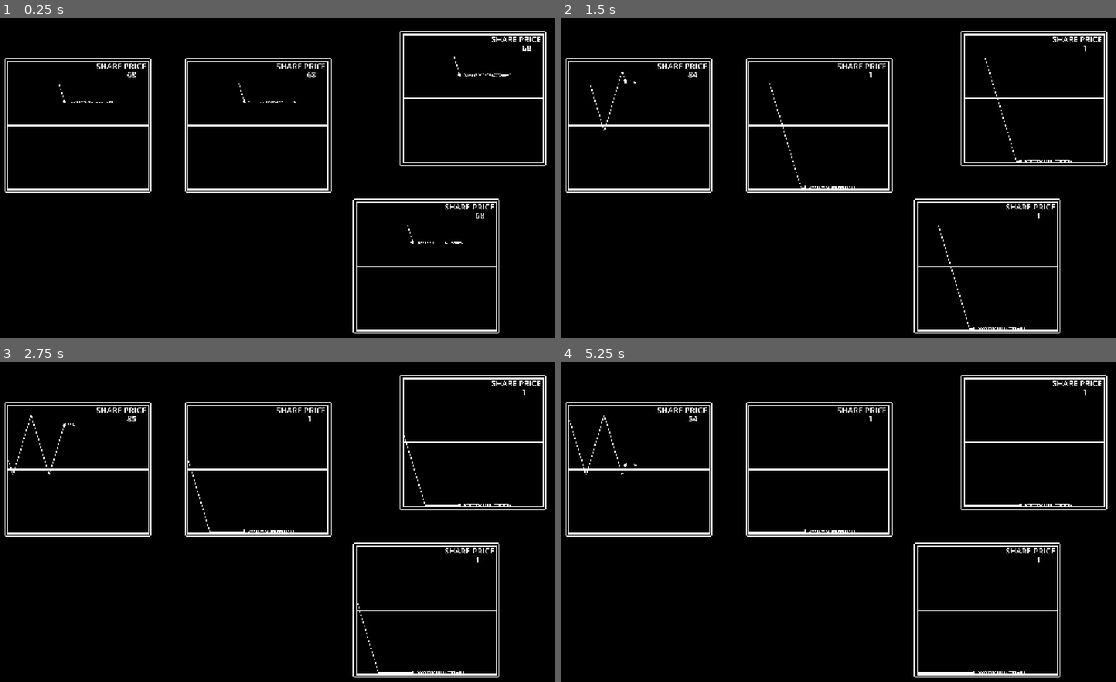
Above: before the commit, frames 1-4 (two rows, left to right).
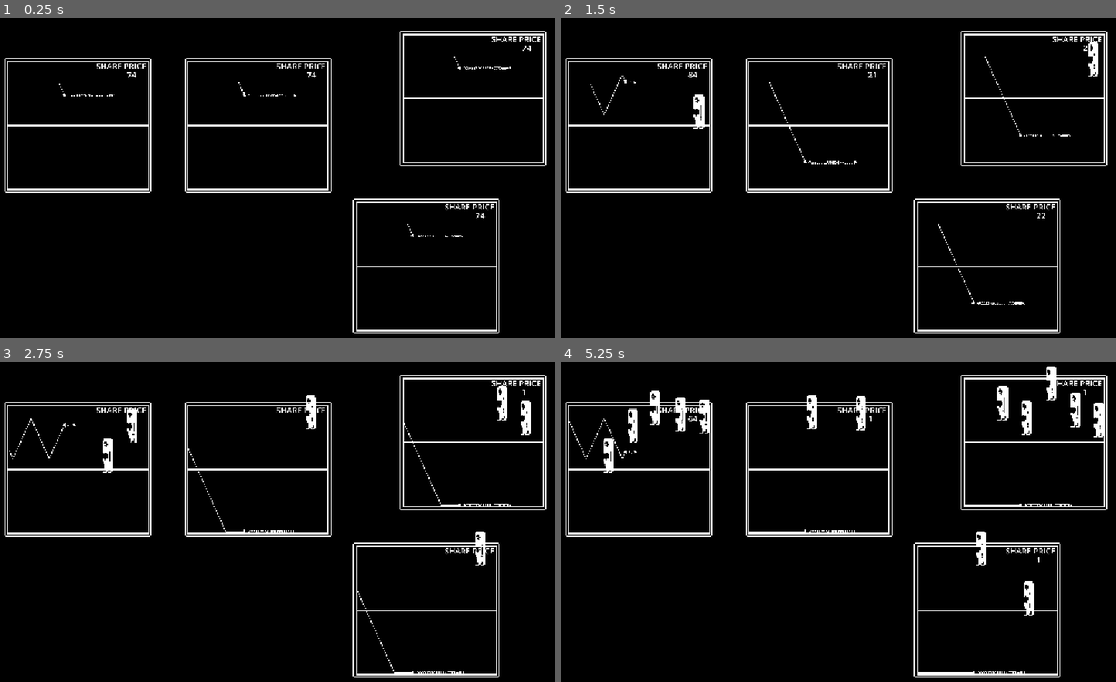
Above: after the commit, the same moments.

Repository: yarkoasaf/lauchablast-capitalism-1bitjam
Game: Godot game, scene res://node_2d.tscn
Two runs of this game, one before a commit and one after it. Both use one fixed random seed, a clock stepped at 60 frames per second and the inputs below.
Inputs:
- Up to frame 1 (0.25 s): no input
- Up to frame 2 (1.5 s): tap A (wave) at 0.6, 1.35 s
- Up to frame 3 (2.75 s): tap A (wave) at 2.1 s
- Up to frame 4 (5.25 s): tap A (wave) every 0.75 s from 2.85 to 5.1 s

The runs differ from the first frame. In frame 1, 0.3% of the frame differs, in the area x 10-96%, y 8-71%; in frame 2, 0.8%; in frame 3, 1.1%; in frame 4, 2.2%, in the area x 1-98%, y 1-80%.

Commit message:
feat: obstacles

Diff:
--- a/project.godot
+++ b/project.godot
@@ -23,6 +23,10 @@
 
 window/size/mode=2
 window/stretch/mode="canvas_items"
+
+[global_group]
+
+player=""
 
 [input]
 
--- /dev/null
+++ b/scenes/Obstacle.tscn
@@ -0,0 +1,24 @@
+[gd_scene format=3 uid="uid://c6wvhr4hqibvk"]
+
+[ext_resource type="Script" uid="uid://sqlmq6ro1qbj" path="res://scripts/GameControl/Obstacle.gd" id="1_nfn2k"]
+[ext_resource type="Texture2D" uid="uid://dgudlda6ysqdn" path="res://assets/sprites/da rect.png" id="2_qf6v3"]
+
+[sub_resource type="RectangleShape2D" id="RectangleShape2D_f3omi"]
+size = Vector2(104, 397)
+
+[node name="Obstaculos" type="Node2D" unique_id=679630340]
+
+[node name="Area2D" type="Area2D" parent="." unique_id=868156796]
+position = Vector2(-1, 0)
+script = ExtResource("1_nfn2k")
+
+[node name="Sprite2D" type="Sprite2D" parent="Area2D" unique_id=1174704362]
+position = Vector2(0.7999933, -11.000007)
+scale = Vector2(0.6979999, 0.8850239)
+texture = ExtResource("2_qf6v3")
+
+[node name="CollisionShape2D" type="CollisionShape2D" parent="Area2D" unique_id=1263669569]
+position = Vector2(1, -11.5)
+shape = SubResource("RectangleShape2D_f3omi")
+
+[connection signal="body_entered" from="Area2D" to="Area2D" method="_on_body_entered"]
--- a/scenes/pantalla.tscn
+++ b/scenes/pantalla.tscn
@@ -7,6 +7,8 @@
 [ext_resource type="Script" uid="uid://bi3rgd21ge8o1" path="res://scripts/UI/LabelSets/cambio.gd" id="4_kiy4r"]
 [ext_resource type="Script" uid="uid://d26tw45nbi51s" path="res://scripts/UI/LabelSets/precio.gd" id="4_x637a"]
 [ext_resource type="Texture2D" uid="uid://bim8brnao5h6a" path="res://assets/sprites/Sprite-0001.png" id="5_ie4f6"]
+[ext_resource type="Script" uid="uid://8wu7wxe312kq" path="res://scripts/GameControl/spawner.gd" id="8_p4ppb"]
+[ext_resource type="PackedScene" uid="uid://c6wvhr4hqibvk" path="res://scenes/Obstacle.tscn" id="9_8dxf4"]
 
 [sub_resource type="CircleShape2D" id="CircleShape2D_d21ai"]
 radius = 55.226807
@@ -59,17 +61,19 @@
 [sub_resource type="RectangleShape2D" id="RectangleShape2D_ie4f6"]
 size = Vector2(1757, 20)
 
+[sub_resource type="RectangleShape2D" id="RectangleShape2D_p4ppb"]
+size = Vector2(22.75, 882)
+
 [node name="pantalla" type="Node2D" unique_id=1778851164]
 script = ExtResource("1_ie4f6")
 
-[node name="ArrowBody" type="CharacterBody2D" parent="." unique_id=816532424 node_paths=PackedStringArray("mapaLocal")]
+[node name="ArrowBody" type="CharacterBody2D" parent="." unique_id=816532424 node_paths=PackedStringArray("mapaLocal") groups=["player"]]
 position = Vector2(696, -1336)
 scale = Vector2(0.2, 0.2)
 motion_mode = 1
 slide_on_ceiling = false
 wall_min_slide_angle = 0.0
 script = ExtResource("1_jrcl5")
-speed_y = 150.0
 mapaLocal = NodePath("../MapaLocal")
 
 [node name="ArrowSprite" type="Sprite2D" parent="ArrowBody" unique_id=638670171]
@@ -132,6 +136,16 @@
 text = "$100"
 script = ExtResource("4_x637a")
 
+[node name="Node2D" type="Node2D" parent="." unique_id=209979300]
+script = ExtResource("8_p4ppb")
+spawn_scene = ExtResource("9_8dxf4")
+
+[node name="SpawnZone" type="Area2D" parent="Node2D" unique_id=2036837854]
+
+[node name="SpawnShape" type="CollisionShape2D" parent="Node2D/SpawnZone" unique_id=590621621]
+position = Vector2(1750.625, -1114)
+shape = SubResource("RectangleShape2D_p4ppb")
+
 [connection signal="cambioPorcentajeCambio" from="." to="ArrowBody/Porcentaje" method="_on_pantalla_cambio_porcentaje_cambio"]
 [connection signal="cambioPrecio" from="." to="SHARE PRICE/Precio" method="_on_pantalla_cambio_precio"]
 [connection signal="porcentajeAccion" from="ArrowBody" to="." method="_on_arrow_body_porcentaje_accion"]
--- /dev/null
+++ b/scripts/GameControl/Obstacle.gd
@@ -0,0 +1,48 @@
+# Obstacle.gd
+extends Area2D
+
+@export var speed: float = 300.0
+@export var despawn_x: float = -50.0     # when off-screen, delete
+@export var fade_in_time: float = 0.1    # seconds
+@export var lifetime: float = 5.0        # total seconds alive
+@export var fade_out_time: float = 0.2   # seconds (fade before despawn)
+
+var _dying: bool = false
+
+func _ready() -> void:
+	# Fade in
+	modulate.a = 0.0
+	var t_in: Tween = create_tween()
+	t_in.tween_property(self, "modulate:a", 1.0, fade_in_time) \
+		.set_trans(Tween.TRANS_SINE) \
+		.set_ease(Tween.EASE_OUT)
+
+	# Schedule fade-out so it finishes at `lifetime`
+	var start_fade_at: float = maxf(0.0, lifetime - fade_out_time)
+	get_tree().create_timer(start_fade_at).timeout.connect(_begin_despawn)
+
+func _process(delta: float) -> void:
+	position.x -= speed * delta
+	if global_position.x < despawn_x:
+		_begin_despawn()
+
+func _begin_despawn() -> void:
+	if _dying:
+		return
+	_dying = true
+
+	# Optional: stop collisions while fading out
+	monitoring = false
+	monitorable = false
+
+	var t_out: Tween = create_tween()
+	t_out.tween_property(self, "modulate:a", 0.0, fade_out_time) \
+		.set_trans(Tween.TRANS_SINE) \
+		.set_ease(Tween.EASE_IN)
+	t_out.finished.connect(queue_free)
+
+func _on_body_entered(body: Node2D) -> void:
+	if body.is_in_group("player"):
+		print("Hit player!")
+		if body.has_method("die"):
+			body.die()
--- a/scripts/GameControl/character_body_2d.gd
+++ b/scripts/GameControl/character_body_2d.gd
@@ -1,7 +1,7 @@
 # player.gd
 extends CharacterBody2D
 
-@export var speed_y := 300.0
+@export var speed_y := 100.0
 @export var mapaLocal : TileMapLayer = null
 signal precioAccion(precio:int)
 signal porcentajeAccion(porcentaje:int)
--- /dev/null
+++ b/scripts/GameControl/spawner.gd
@@ -0,0 +1,48 @@
+extends Node2D
+
+@export var spawn_scene: PackedScene
+@onready var spawn_zone: Node2D = $SpawnZone
+@onready var col: CollisionShape2D = $SpawnZone/SpawnShape
+
+var _timer: Timer
+
+func _ready() -> void:
+	randomize()
+
+	_timer = Timer.new()
+	_timer.wait_time = randi_range(0.4,2)
+	_timer.autostart = true
+	_timer.one_shot = false
+	_timer.timeout.connect(_spawn_one)
+	add_child(_timer)
+
+func _spawn_one() -> void:
+	if spawn_scene == null:
+		push_error("Assign spawn_scene in the Inspector.")
+		return
+
+	var p_local_to_zone: Vector2 = random_point_inside_area_local_to_zone()
+
+	var inst := spawn_scene.instantiate()
+	spawn_zone.add_child(inst)
+
+	if inst is Node2D:
+		(inst as Node2D).position = p_local_to_zone  # local to SpawnZone
+
+func random_point_inside_area_local_to_zone() -> Vector2:
+	var rect: RectangleShape2D = col.shape as RectangleShape2D
+	if rect == null:
+		push_error("SpawnShape must use RectangleShape2D.")
+		return Vector2.ZERO
+
+	var ext: Vector2 = rect.extents
+
+	# random point in CollisionShape2D local space
+	var p_shape_local := Vector2(
+		randf_range(-ext.x, ext.x),
+		randf_range(-ext.y, ext.y)
+	)
+
+	# convert to global, then to SpawnZone local
+	var p_global := col.to_global(p_shape_local)
+	return spawn_zone.to_local(p_global)
Binary file added: assets/sprites/da rect.aseprite
Binary file added: assets/sprites/da rect.png
Not shown, added: assets/sprites/da rect.png.import
Binary file added: assets/sprites/output-onlinepngtools.png
Not shown, added: assets/sprites/output-onlinepngtools.png.import
Not shown, added: scripts/GameControl/Obstacle.gd.uid
Not shown, added: scripts/GameControl/spawner.gd.uid
